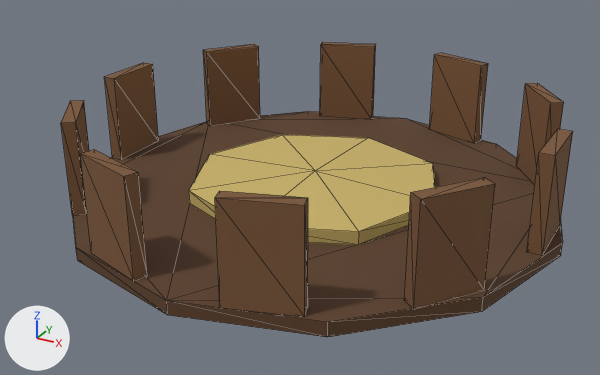
Renders of the glTF model assets/models/prop_cart_pumpkin_slot.glb from each side of a commit.
Rendered twice from a camera (50 mm lens) standing at (1.091, -2.082, 1.073) and looking at (-0.019, -0.064, 0.064). The lights are fixed; the arrows at lower left show +X, +Y and +Z. The older version comes first. Mesh edges are drawn as thin lines. Vertices at exactly the same position are counted once.

Objects in the first picture: 'Slot'.
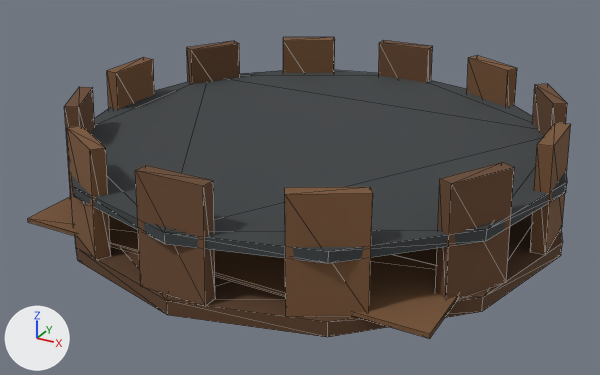
Where the change shows, as pixel boxes (x1, y1, x2, y2) in the pictures (600 x 375 px; the box of a moved part takes in the faces that stretch with it):
'Slot', reshaped (6% wider): before (61, 42, 573, 337); after (27, 37, 571, 339)
part 1 of me_slot, added (brown): after (27, 197, 458, 339)
part 2 of me_slot, moved or reshaped: before (104, 63, 158, 160); after (530, 122, 571, 255)
part 3 of me_slot, moved or reshaped: before (516, 83, 564, 185); after (532, 84, 567, 136)
part 4 of me_slot, moved or reshaped: before (429, 53, 488, 143); after (467, 56, 517, 107)
part 5 of me_slot, moved or reshaped: before (404, 177, 495, 309); after (379, 40, 433, 83)
part 6 of me_slot, moved or reshaped: before (320, 42, 376, 120); after (283, 37, 335, 73)
part 7 of me_slot, moved or reshaped: before (203, 44, 260, 126); after (187, 41, 240, 84)
part 8 of me_slot, moved or reshaped: before (61, 100, 89, 215); after (107, 57, 154, 109)
part 9 of me_slot, moved or reshaped: before (80, 149, 147, 281); after (64, 87, 95, 199)
part 10 of me_slot, moved or reshaped: before (215, 191, 308, 317); after (67, 126, 111, 260)
part 11 of me_slot, added (brown): after (135, 165, 215, 306)
part 12 of me_slot, added (brown): after (285, 187, 373, 317)
part 13 of me_slot, added (brown): after (435, 162, 514, 299)
part 14 of me_slot, moved or reshaped (not visible afterwards): before (189, 135, 435, 245)
part 15 of me_slot, added: after (71, 70, 567, 264)
part 16 of me_slot, deleted (brown): before (527, 129, 573, 256)
part 17 of me_slot, added: after (394, 248, 437, 265)

Edits to the bpy script that builds the scene:
```text
Change me_slot:
    remove me_slot.from_pydata(...)  # 122 vertices, 196 faces; spans x -0.75..0.75, y -0.75..0.75, z 0.0..0.32
    add me_slot.from_pydata(...)  # 238 vertices, 376 faces; spans x -0.75..0.75, y -0.75..0.75, z 0.0..0.34
    me_slot part 1: a new loose piece, a box spanning x -0.6..0.6, y -0.6..-0.3, z 0.04..0.052, in mat_mat_flat_lit
    me_slot part 2: the loose piece of 8 vertices spanning x -0.72..-0.68, y -0.1..0.1, z 0.04..0.32 is scaled about the mesh origin by (-0.999, -0.95, 1.07)
    me_slot part 3: the loose piece of 8 vertices spanning x 0.49..0.64, y 0.32..0.5, z 0.04..0.32 is scaled about its middle by (0.827, 1.01, 1.07), then moved by (0.04, -0.06, 0.01)
    me_slot part 4: the loose piece of 8 vertices spanning x 0.12..0.32, y 0.62..0.72, z 0.04..0.32 is multiplied about its middle by the matrix ((1.007, 0.214, -0.026), (-0.214, 1.006, -0.045), (0.016, 0.049, 1.029)), then moved by (0.13, -0.06, 0.01)
    me_slot part 5: the loose piece of 8 vertices spanning x 0.49..0.64, y -0.5..-0.32, z 0.04..0.32 is turned 126 degrees about the z axis through its middle and scaled by 1.03, then moved by (-0.57, 1.11, 0.01)
    me_slot part 6: the loose piece of 8 vertices spanning x -0.32..-0.12, y 0.62..0.72, z 0.04..0.32 is multiplied about its middle by the matrix ((1.007, -0.214, 0.026), (0.214, 1.006, -0.045), (-0.016, 0.049, 1.029)), then moved by (-0.13, -0.06, 0.01)
    me_slot part 7: the loose piece of 8 vertices spanning x -0.64..-0.49, y 0.32..0.5, z 0.04..0.32 is scaled about its middle by (0.827, 1.01, 1.07), then moved by (-0.04, -0.06, 0.01)
    me_slot part 8: the loose piece of 8 vertices spanning x -0.64..-0.49, y -0.5..-0.32, z 0.04..0.32 is multiplied about its middle by the matrix ((0.832, 0.605, 0.051), (-0.605, 0.833, 0.0), (-0.042, -0.03, 1.029)), then moved by (-0.13, 0.41, 0.01)
    me_slot part 9: the loose piece of 8 vertices spanning x -0.32..-0.12, y -0.72..-0.62, z 0.04..0.32 is multiplied about its middle by the matrix ((0.765, 0.688, 0.045), (-0.689, 0.765, 0.026), (-0.016, -0.049, 1.029)), then moved by (-0.39, 0.32, 0.01)
    me_slot part 10: the loose piece of 8 vertices spanning x 0.12..0.32, y -0.72..-0.62, z 0.04..0.32 is multiplied about its middle by the matrix ((0.689, 0.765, 0.026), (-0.765, 0.688, 0.045), (0.016, -0.049, 1.029)), then moved by (-0.57, 0.06, 0.01)
    me_slot part 11: the loose piece of 8 vertices spanning x -0.72..-0.68, y -0.1..0.1, z 0.04..0.32 is copied, and the copy is turned 90 degrees about the z axis through its middle and scaled by 1.03, then moved by (0.7, -0.7, 0.01); it spans x -0.09..0.09, y -0.73..-0.67, z 0.04..0.34
    me_slot part 12: the loose piece of 8 vertices spanning x 0.12..0.32, y -0.72..-0.62, z 0.04..0.32 is copied, and the copy is multiplied about its middle by the matrix ((1.007, -0.214, -0.026), (0.214, 1.006, 0.045), (0.016, -0.049, 1.029)), then moved by (0.13, 0.06, 0.01); it spans x 0.25..0.45, y -0.68..-0.53, z 0.04..0.34
    me_slot part 13: the loose piece of 8 vertices spanning x 0.49..0.64, y -0.5..-0.32, z 0.04..0.32 is copied, and the copy is scaled about its middle by (0.827, 1.01, 1.07), then moved by (0.04, 0.06, 0.01); it spans x 0.53..0.68, y -0.45..-0.25, z 0.04..0.34
    me_slot part 14: the loose piece of 18 vertices spanning x -0.39..0.39, y -0.39..0.39, z 0.02..0.1 is moved by (0.0, 0.0, 0.01)
    me_slot part 15: a new loose piece, a 12-sided cylinder along z spanning x -0.74..0.74, y -0.74..0.74, z 0.185..0.215, in mat_mat_flat_lit
    me_slot part 16: the loose piece of 8 vertices spanning x 0.68..0.72, y -0.1..0.1, z 0.04..0.32 is deleted
    me_slot part 17: 60 vertices added at x -0.6..0.6, y -0.46..0.46, z 0.04..0.11
    other edits to the shape of me_slot do not show in these pictures
```
